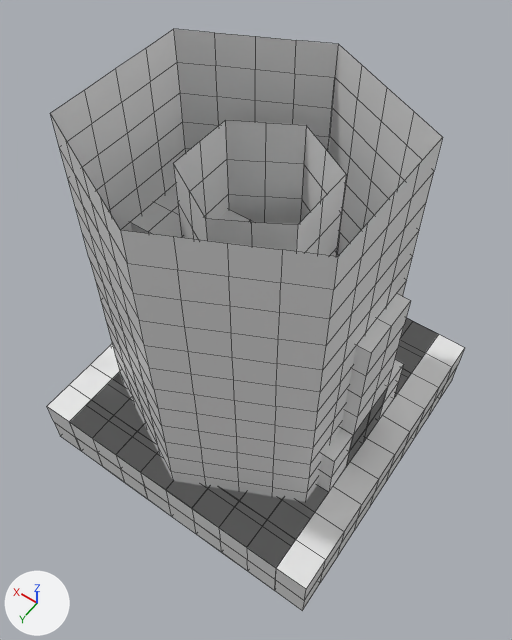
A saved change to the FBX model Assets/Project/Art/Environment/Models/Soil.fbx.
Both versions are drawn from a 50 mm camera at (-29.9, 42.3, 87.4) aimed at (-0.7, 1.5, 23.1). Arrows for +X, +Y and +Z are at lower left; the lights stay in place. Mesh edges are drawn as thin lines.

The first picture shows 'Small-Tower-Taller', 'Soil-Vertical_8x8', 'Soil_10x10', 'Soil_10x6', 'Soil_10x8', 'Soil_4x8. (y4)', 'Tower.000'.
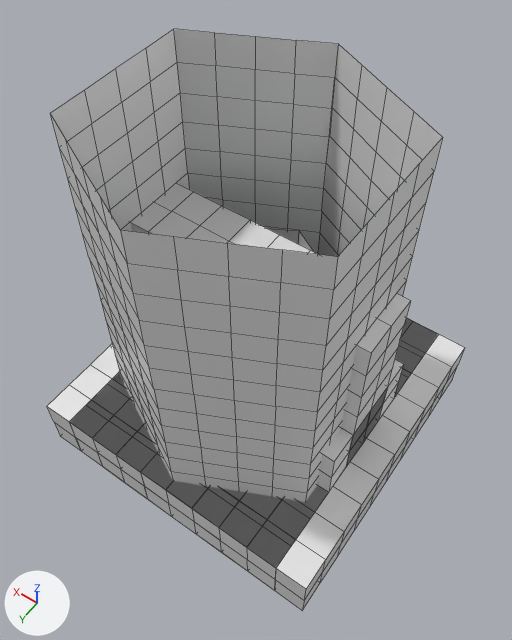
Changed parts and their boxes (x1, y1, x2, y2) in the pictures (512 x 640 px):
```json
{"object": "Small-Tower-Taller", "change": "deleted", "before": [173, 120, 346, 256]}
```

Edits to the scene script, one JSON object a line:
```json
{"op": "remove", "block": "ob_small_tower_taller", "code": ["ob_small_tower_taller = bpy.data.objects.new('Small-Tower-Taller', me_cylinder_003)", "ob_small_tower_taller.location = (0.0, 0.0, 0.0)"]}
```
